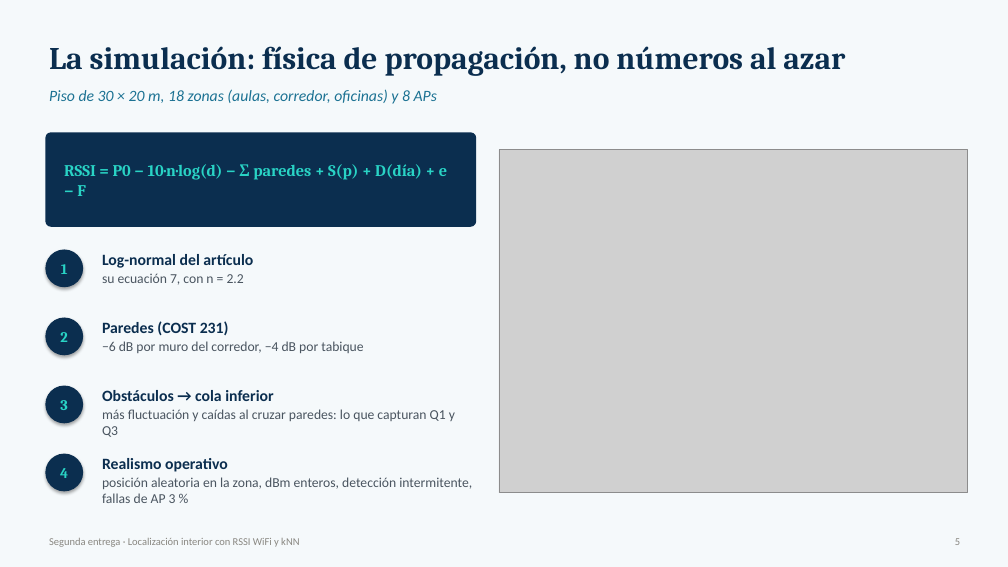
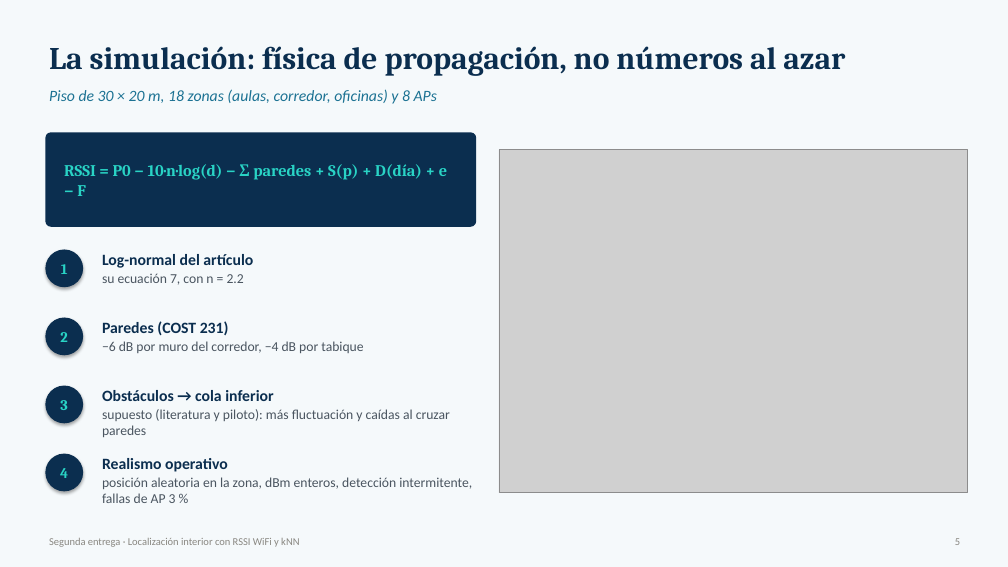
Before and after one commit to danielo2858-spec/ml1-localizacion-qaknn, a slide deck: slide 5 of Segunda_Entrega_Presentacion.pptx. Drawn at 1008x567 pixels with LibreOffice and Linux fonts; fonts in the diff are those of the drawing; grey boxes stand for pictures. Boxes give left, top, right and bottom in pixels: in the first picture for what was removed or moved away, otherwise in the second. Text is boxed around its words. In the diff, an @@ line names an element or a change of style, - is before the commit and + after.

```diff
--- a/Segunda_Entrega_Presentacion.pptx
+++ b/Segunda_Entrega_Presentacion.pptx
@@ text at [102,409,450,437]: text changed @@
-más fluctuación y caídas al cruzar paredes: lo que capturan Q1 y Q3
+supuesto (literatura y piloto): más fluctuación y caídas al cruzar paredes
```
Also in this commit, not shown: 7 other slides changed, 1 other file.
